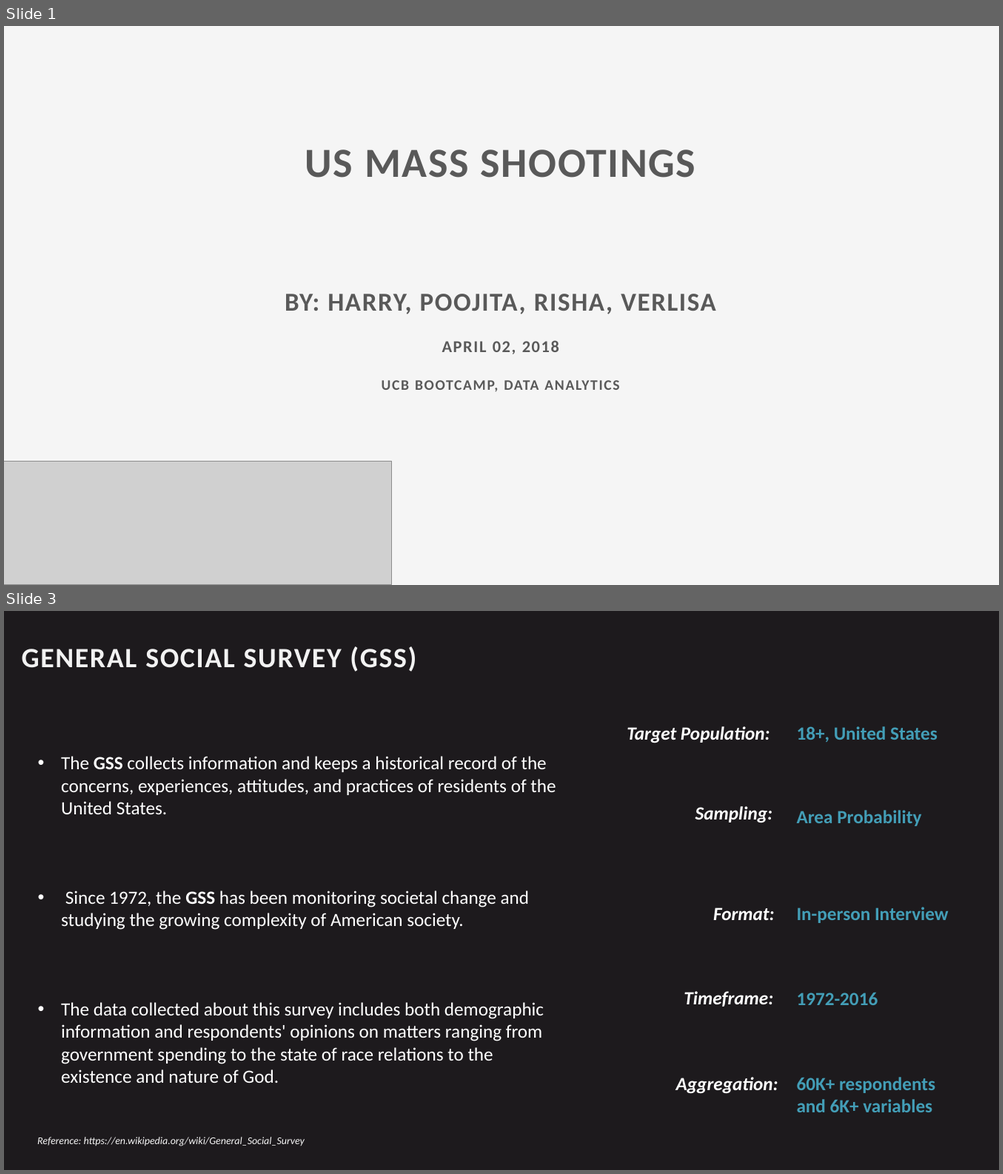
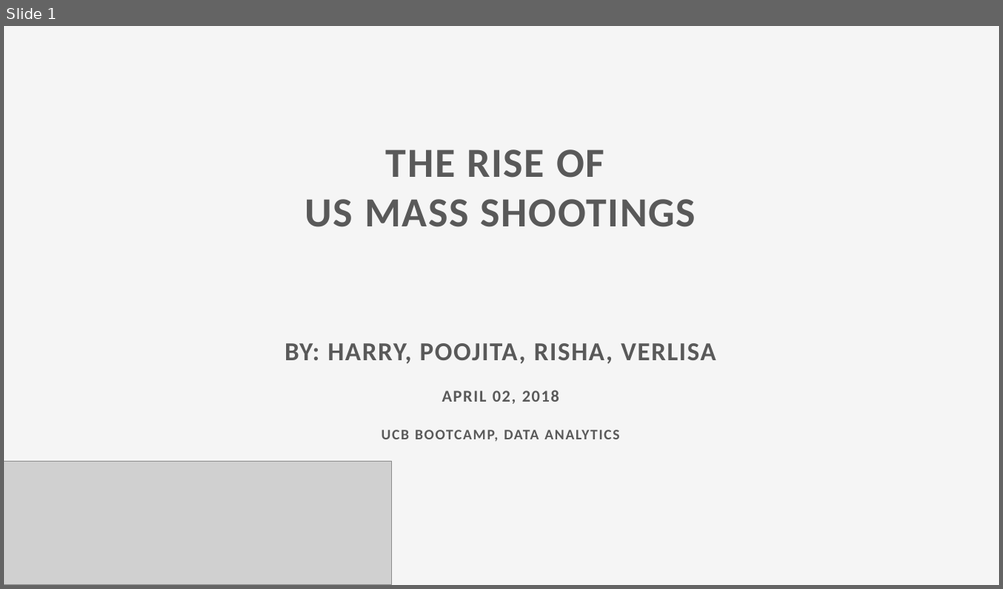
Before and after one commit to shahrisha1/project2_usmassshootings, a slide deck: presentation/us_mass_shootings.pptx. Shown one above the other, each under a label of ours: slides 1 and 3 before the commit, slide 1 after it; the slides between them are not shown. The pictures are 1003x1174 and 1003x589 pixels, drawn with LibreOffice and Linux fonts; fonts in the diff are those of the drawing; grey boxes stand for pictures. Boxes give left, top, right and bottom in pixels: in the first picture for what was removed or moved away, otherwise in the second. Text is boxed around its words. In the diff, an @@ line names an element or a change of style, - is before the commit and + after.

```diff
--- a/presentation/us_mass_shootings.pptx
+++ b/presentation/us_mass_shootings.pptx
@@ slide 3 removed at [4, 611, 999, 1170], background #1D1A1D @@
@@ text removed at [22, 647, 416, 672] @@
-GENERAL SOCIAL SURVEY (GSS)
@@ text removed at [626, 726, 770, 743] @@
-Target Population:
@@ text removed at [797, 726, 937, 742] @@
-18+, United States
@@ text removed at [61, 756, 555, 1083] @@
-• The GSS collects information and keeps a historical record of the concerns, experiences, attitudes, and practices of residents of the United States.
-• Since 1972, the GSS has been monitoring societal change and studying the growing complexity of American society.
-• The data collected about this survey includes both demographic information and respondents' opinions on matters ranging from government spending to the state of race relations to the existence and nature of God.
@@ text removed at [695, 806, 772, 823] @@
-Sampling:
@@ text removed at [797, 810, 921, 826] @@
-Area Probability
@@ text removed at [713, 908, 774, 920] @@
-Format:
@@ text removed at [797, 907, 948, 923] @@
-In-person Interview
@@ text removed at [683, 991, 773, 1007] @@
-Timeframe:
@@ text removed at [797, 993, 878, 1005] @@
-1972-2016
@@ text removed at [676, 1077, 778, 1094] @@
-Aggregation:
@@ text removed at [797, 1077, 935, 1113] @@
-60K+ respondents and 6K+ variables
@@ text removed at [37, 1137, 304, 1147] @@
-Reference: https://en.wikipedia.org/wiki/General_Social_Survey
@@ slide 1 changed as well @@
@@ text at [386, 150, 604, 178]: paragraph added @@
+THE RISE OF
```
Also in this commit, not shown: 2 other slides changed, 1 slide added, 14 other slides removed, 30 other files.
